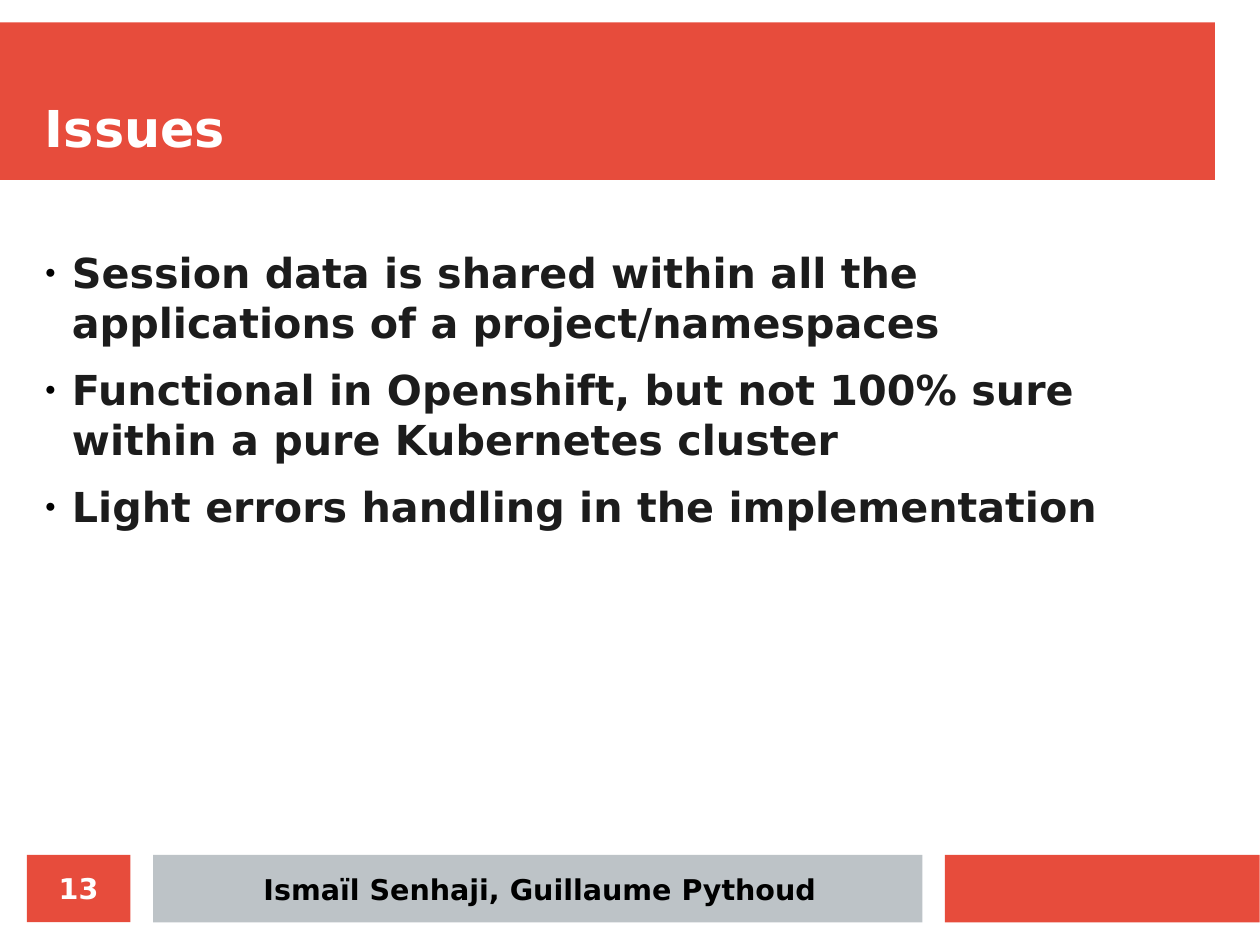
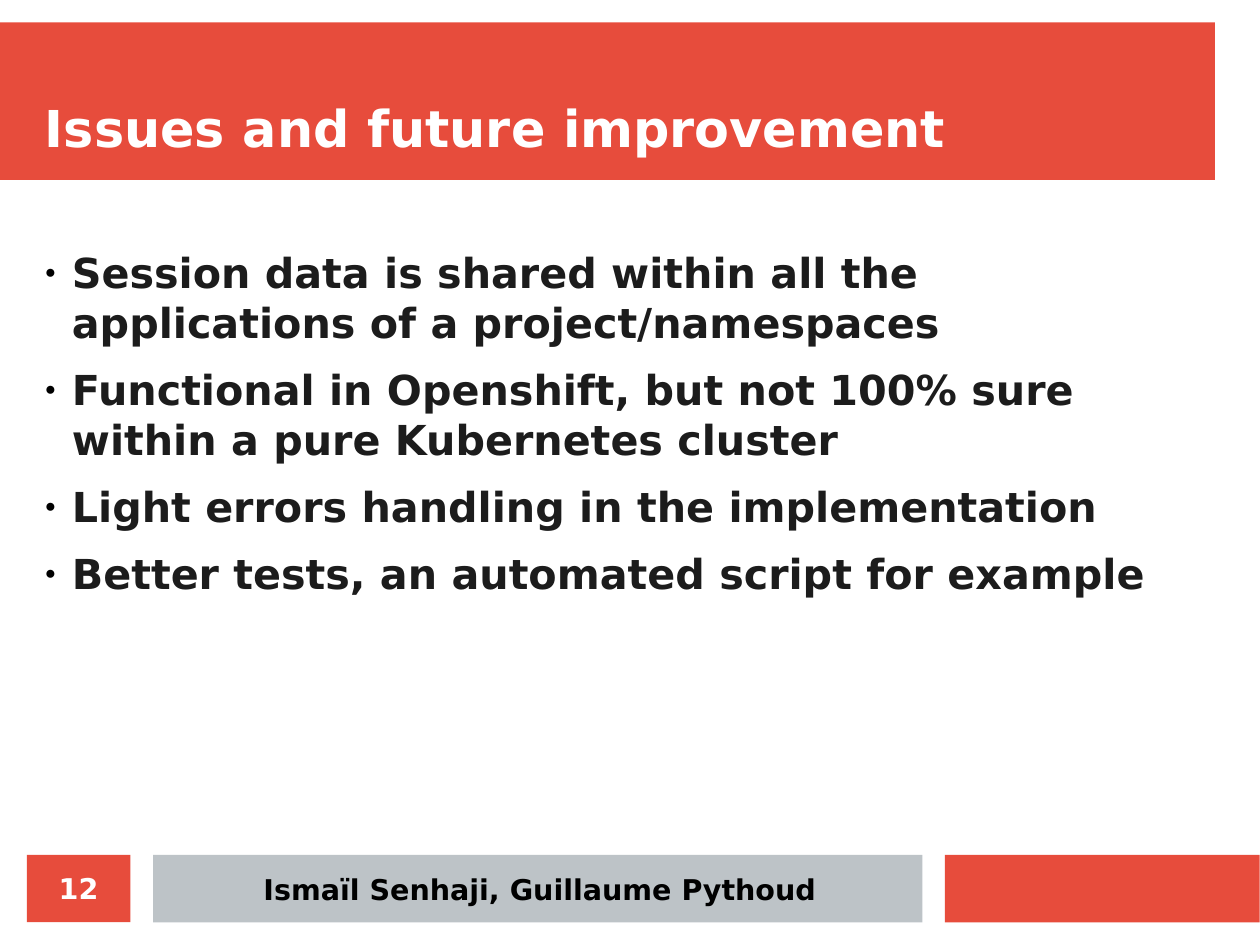
Before and after one commit to iSma/tomcat-in-the-cloud, a slide deck: slide 12 of docs/final-presentation/final_presentation.odp (slide 13 before the commit). Drawn at 1260x945 pixels with LibreOffice and Linux fonts; fonts in the diff are those of the drawing. Boxes give left, top, right and bottom in pixels: in the first picture for what was removed or moved away, otherwise in the second. Text is boxed around its words. In the diff, an @@ line names an element or a change of style, - is before the commit and + after.

```diff
--- a/docs/final-presentation/final_presentation.odp
+++ b/docs/final-presentation/final_presentation.odp
@@ title at bbox=[45, 108, 945, 158]: text changed @@
-Issues
+Issues and future improvement
@@ text at bbox=[72, 557, 1144, 598]: paragraph added @@
+● Better tests, an automated script for example
@@ page number at bbox=[59, 878, 99, 899]: text changed @@
-13
+12
```
Also in this commit, not shown: 8 other slides changed, 3 slides removed.
